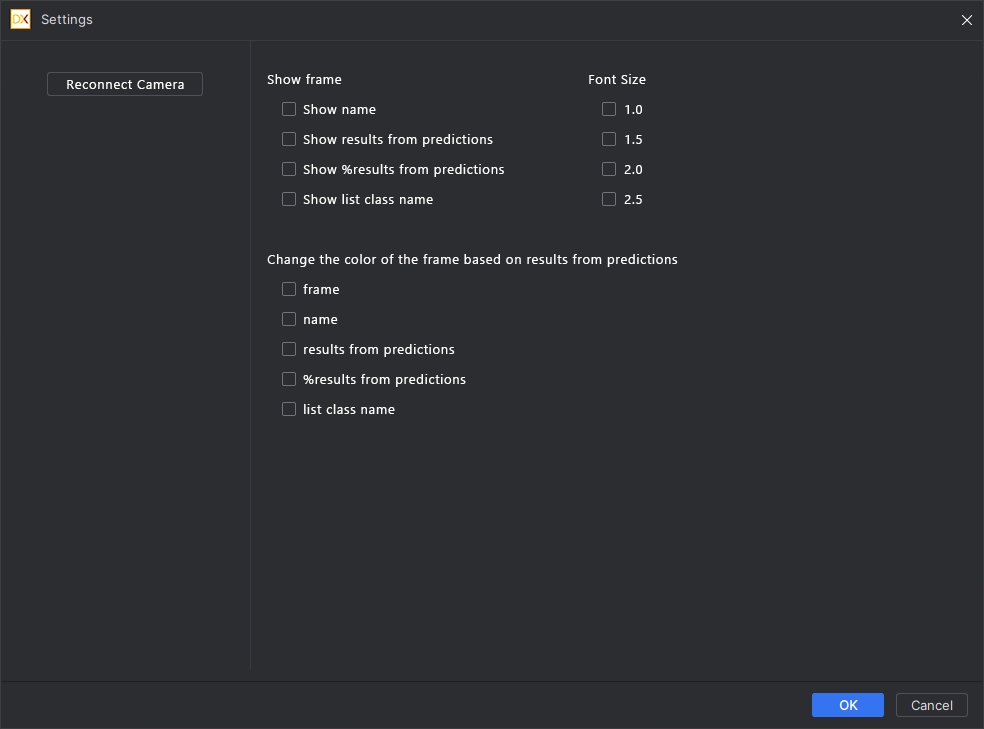
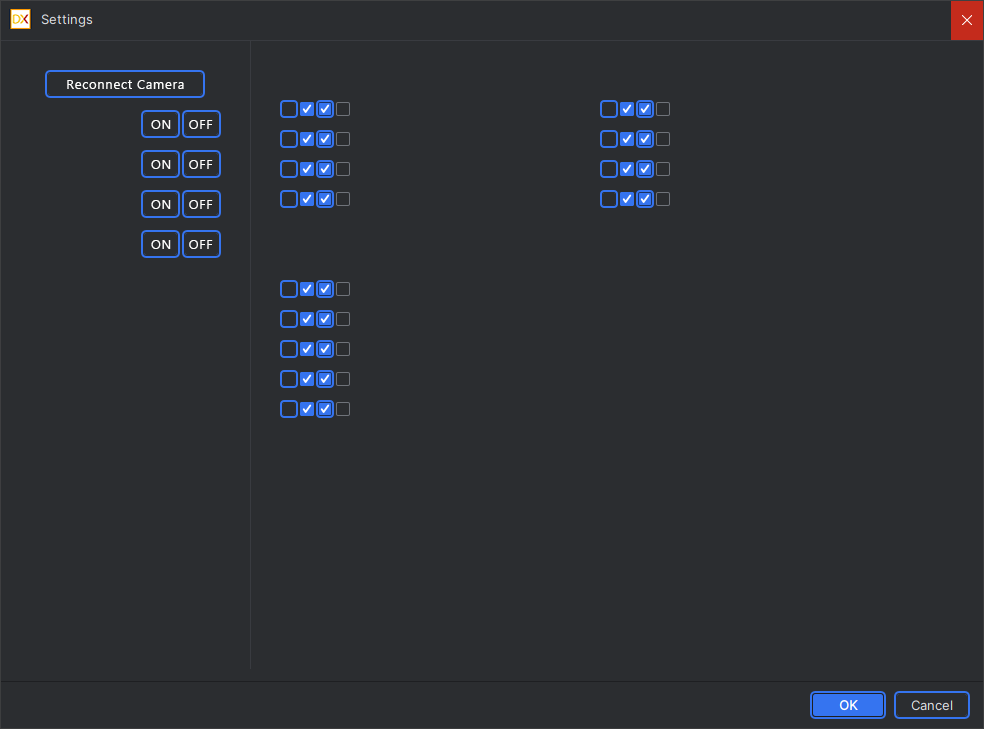
Layered file, before and after one edit (984×729). Changes by layer:
added layer "ON OFF ON OFF ON OFF ON OFF" above "Reconnect Camera copy" over (x1=151, y1=120, x2=213, y2=249)
showed group "ac" (9 layers) over (x1=45, y1=1, x2=983, y2=719)
added layer "Layer 15 copy" in group "Group 3" over (x1=141, y1=110, x2=221, y2=258)
moved "Font Size 1.0 1.5 2.0 2.5" into group "non" over (x1=589, y1=74, x2=646, y2=204)
moved "Show frame Show name Show results from predictions Show %res" into group "non" over (x1=267, y1=74, x2=678, y2=414)
renamed "Reconnect Camera" to "Button LED 1 Button LED 2 Solenoid 1 Solenoid 2", moved it into group "non", painted on it over (x1=45, y1=80, x2=184, y2=249)
painted on "Layer 27 copy" over (x1=143, y1=112, x2=219, y2=256)
